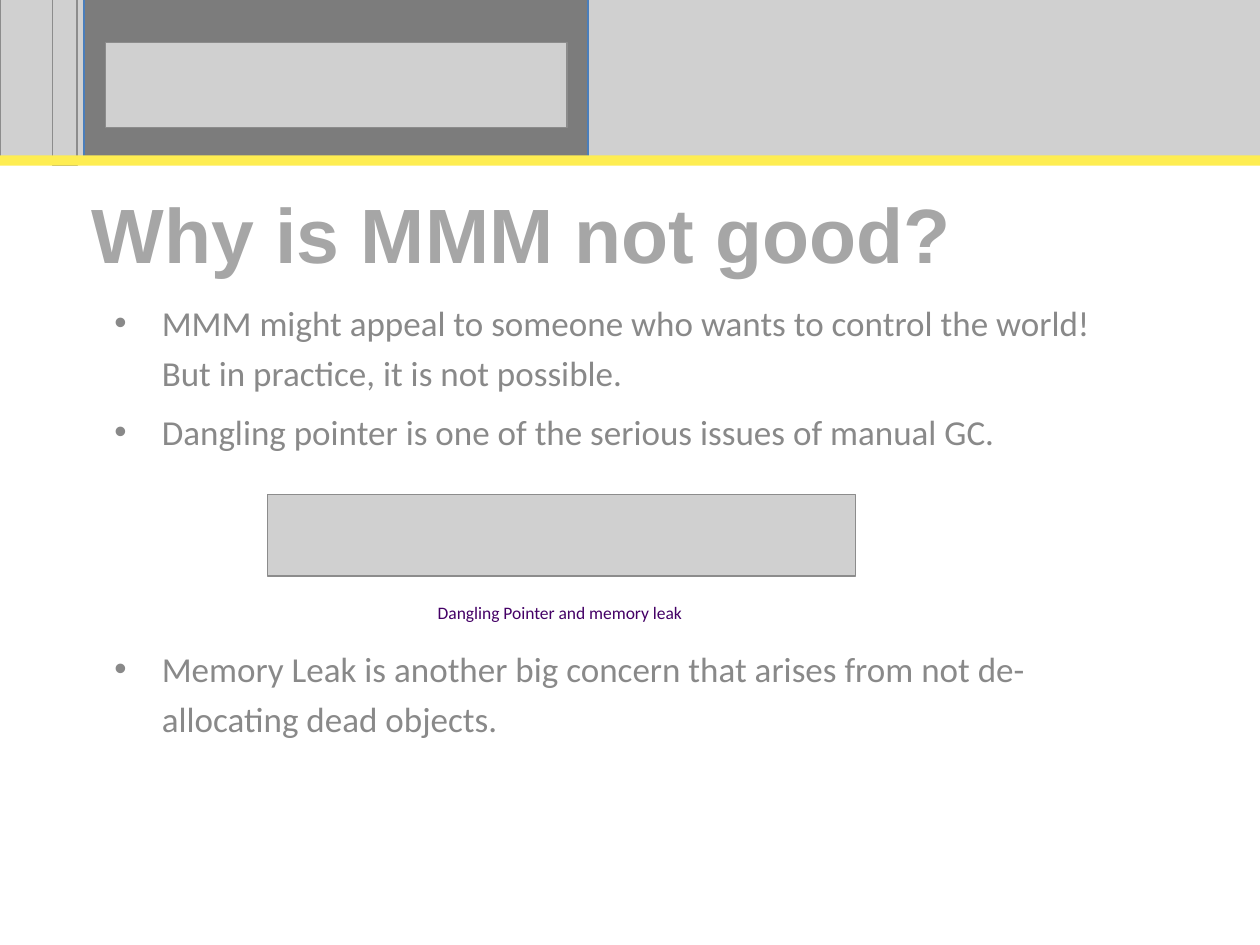
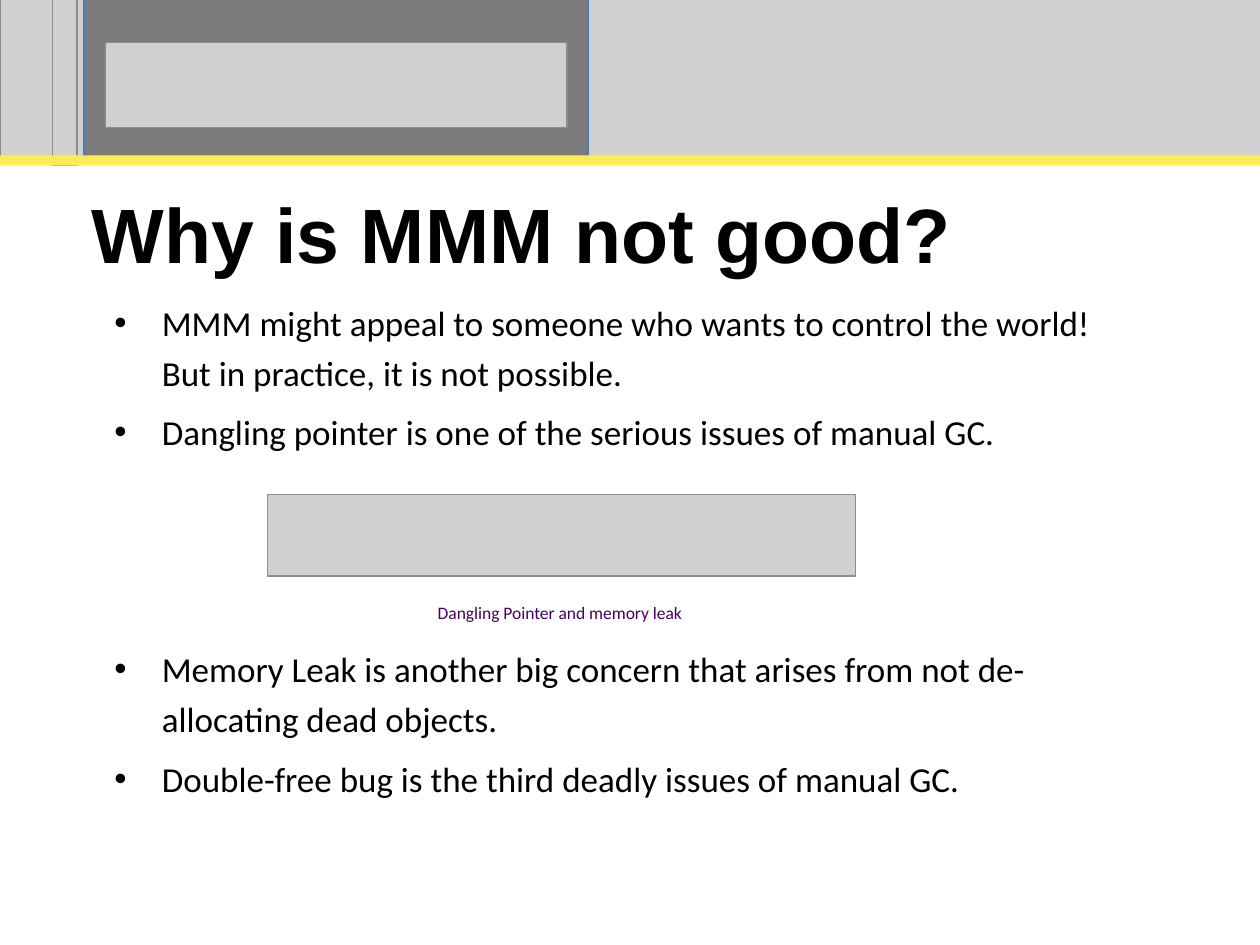
Before and after one commit to perpetualcoder/thesis, a slide deck: slide 5 of thesisppt/defense.ppt. Drawn at 1260x945 pixels with LibreOffice and Linux fonts; fonts in the diff are those of the drawing; grey boxes stand for pictures. Boxes give left, top, right and bottom in pixels: in the first picture for what was removed or moved away, otherwise in the second. Text is boxed around its words. In the diff, an @@ line names an element or a change of style, - is before the commit and + after.

```diff
--- a/thesisppt/defense.ppt
+++ b/thesisppt/defense.ppt
@@ title "Why is MMM not good?" at (x1=92, y1=207, x2=950, y2=278): text colour #A6A6A6 to #000000 @@
@@ subtitle at (x1=162, y1=311, x2=1089, y2=738): text colour #898989 to #000000 in "MMM might appeal to someone who wants ...", "Dangling pointer is one of the serious ...", "Memory Leak is another big concern that ..."; bullet colour #898989 to #000000 @@
@@ subtitle at (x1=162, y1=767, x2=959, y2=798): paragraph added @@
+• Double-free bug is the third deadly issues of manual GC.
```
Also in this commit, not shown: 3 other slides changed, 1 slide added, 1 slide removed, 3 other files.
